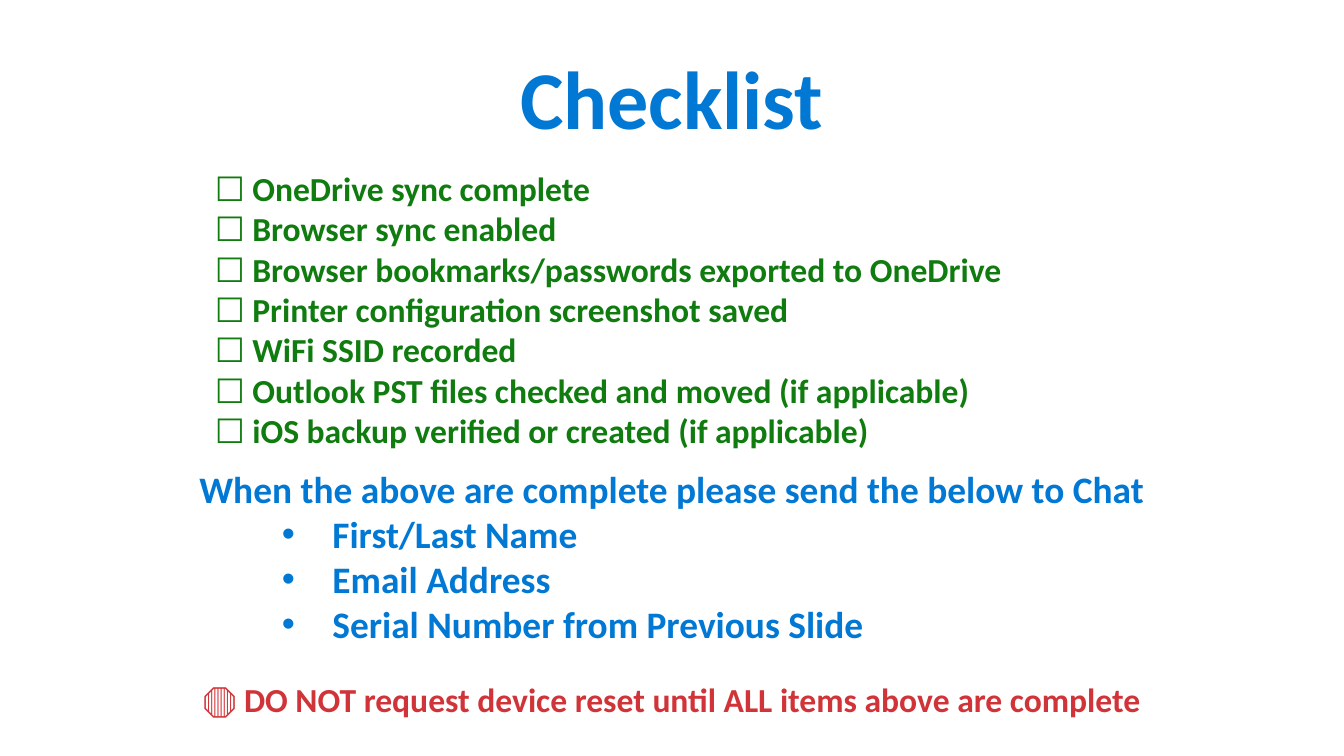
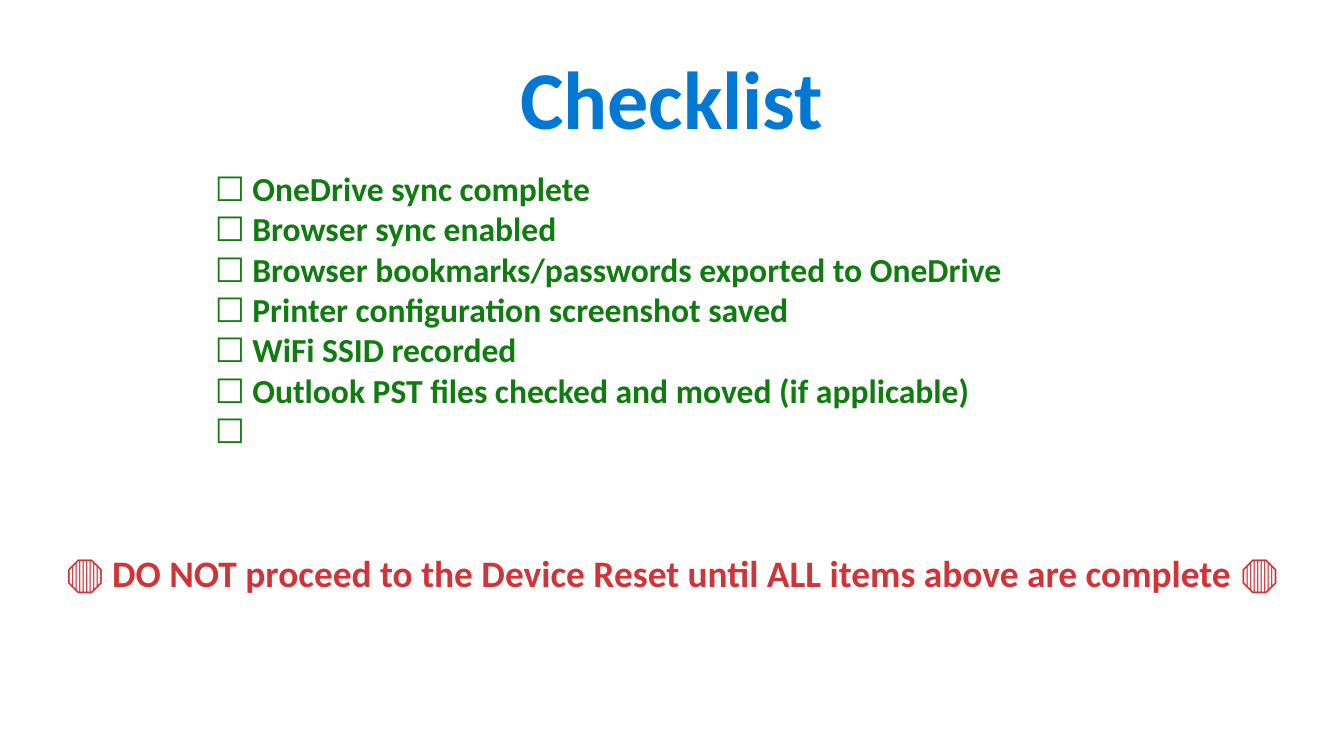
Before and after one commit to ipsghonline/tmp, a slide deck: slide 8 of presentation/Phase1-Backup-Guide.pptx (slide 9 before the commit). Drawn at 1344x756 pixels with LibreOffice and Linux fonts; fonts in the diff are those of the drawing. Boxes give left, top, right and bottom in pixels: in the first picture for what was removed or moved away, otherwise in the second. Text is boxed around its words. In the diff, an @@ line names an element or a change of style, - is before the commit and + after.

```diff
--- a/presentation/Phase1-Backup-Guide.pptx
+++ b/presentation/Phase1-Backup-Guide.pptx
@@ text at [252,418,868,449]: text changed @@
-☐ iOS backup verified or created (if applicable)
+☐
@@ text removed at [199,476,1144,639] @@
-When the above are complete please send the below to Chat
-    • First/Last Name
-    • Email Address
-    • Serial Number from Previous Slide
@@ text at [112,560,1231,593]: text changed; size 18 to 20 pt @@
-🛑 DO NOT request device reset until ALL items above are complete
+🛑 DO NOT proceed to the Device Reset until ALL items above are complete 🛑
```
Also in this commit, not shown: 21 slides added, 1 slide removed.
